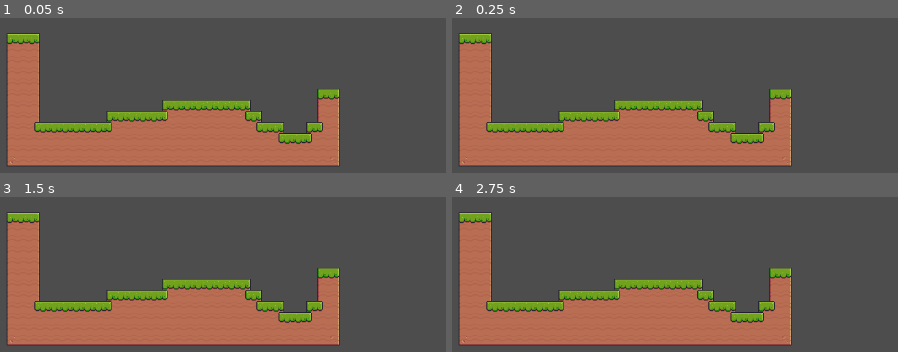
Above: before the commit, frames 1-4 (two rows, left to right).
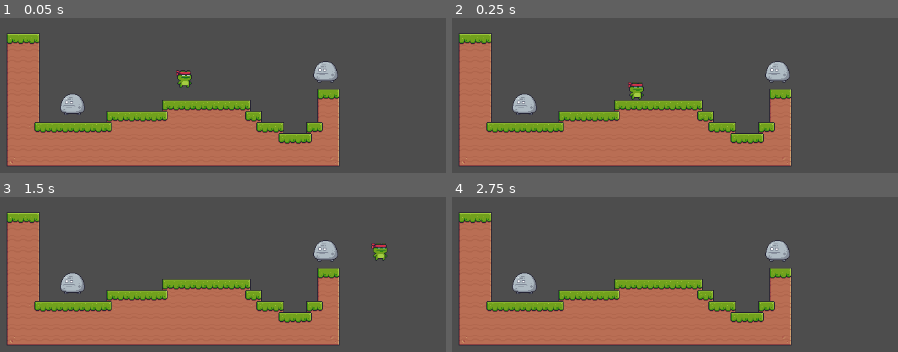
Above: after the commit, the same moments.

Repository: unimelb-game-makers/2025-s1-godot-workshop
Game: Godot game, scene res://Scenes/test_level.tscn
Two runs of this game, one before a commit and one after it. Both use one fixed random seed, a clock stepped at 60 frames per second and the inputs below. The project has no main scene, so this scene is started directly.
Inputs:
- Up to frame 1 (0.05 s): no input
- Up to frame 2 (0.25 s): no input
- Up to frame 3 (1.5 s): tap Enter (ui_accept) at 0.5, 0.77 s; hold Right (ui_right) from 0.53 s (still down)
- Up to frame 4 (2.75 s): tap Enter (ui_accept) at 1.52 s; release Right (ui_right) at 2.03 s; hold Left (ui_left) from 2.03 s (still down)

The runs differ from the first frame. In frame 1, 1.4% of the frame differs, in the area x 13-76%, y 27-62%; in frame 2, 1.4%; in frame 3, 1.4%; in frame 4, 1.1%.

Commit message:
Put player and enemy into level

Diff:
--- a/Scenes/test_level.tscn
+++ b/Scenes/test_level.tscn
@@ -1,6 +1,8 @@
-[gd_scene load_steps=2 format=3 uid="uid://dsayifqv0j8wk"]
+[gd_scene load_steps=4 format=3 uid="uid://dsayifqv0j8wk"]
 
 [ext_resource type="Texture2D" uid="uid://dy4hmogighlb3" path="res://Resources/Level/Test Level.png" id="1_02glg"]
+[ext_resource type="PackedScene" uid="uid://cswqby3b5lqm7" path="res://Scenes/player.tscn" id="2_fyljc"]
+[ext_resource type="PackedScene" uid="uid://cpklxrdgvh2qm" path="res://Scenes/rock_enemy.tscn" id="3_4xe0l"]
 
 [node name="Test_Level" type="Node2D"]
 
@@ -12,3 +14,12 @@
 
 [node name="CollisionPolygon2D" type="CollisionPolygon2D" parent="World"]
 polygon = PackedVector2Array(356, 396, 308, 396, 308, 588, 788, 588, 788, 476, 756, 476, 756, 524, 740, 524, 740, 540, 708, 540, 708, 524, 676, 524, 676, 508, 660, 508, 660, 492, 532, 492, 532, 508, 452, 508, 452, 524, 356, 524)
+
+[node name="Player" parent="." instance=ExtResource("2_fyljc")]
+position = Vector2(564, 458)
+
+[node name="Rock Enemy" parent="." instance=ExtResource("3_4xe0l")]
+position = Vector2(403, 497)
+
+[node name="Rock Enemy2" parent="." instance=ExtResource("3_4xe0l")]
+position = Vector2(768, 450)
